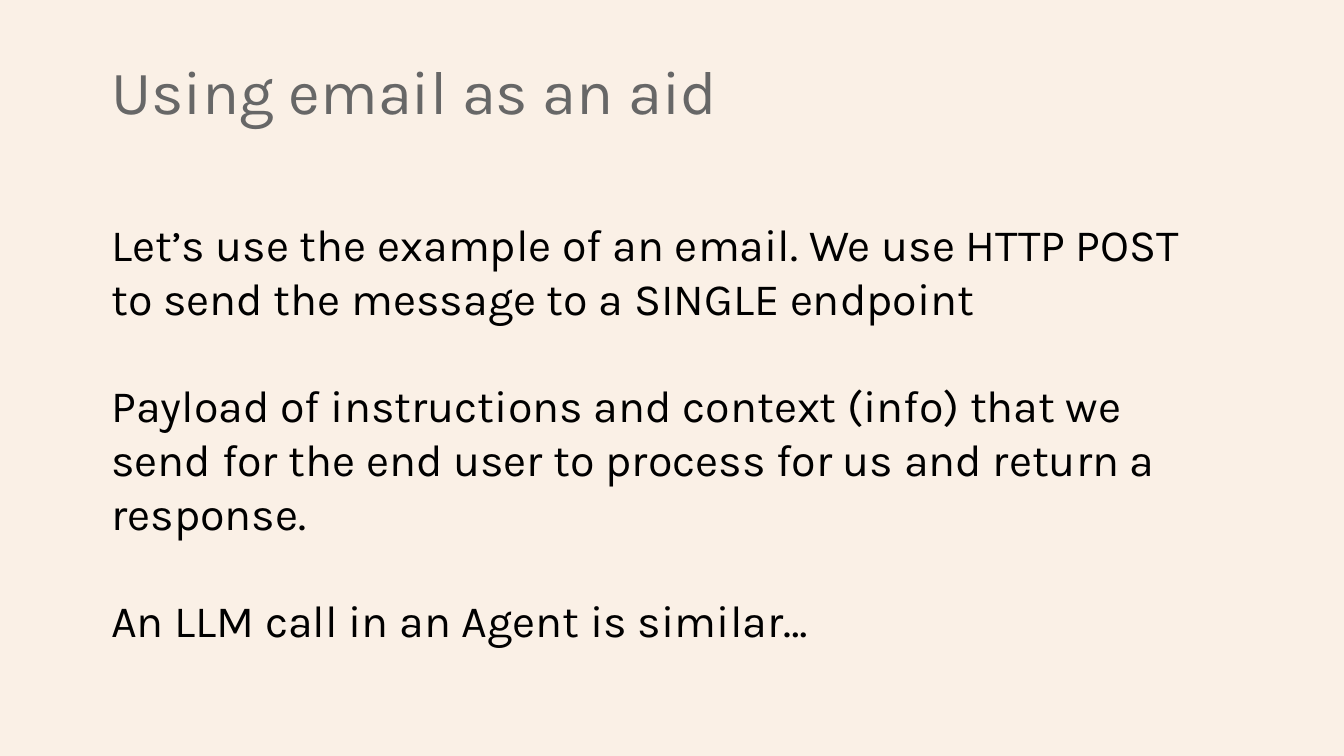
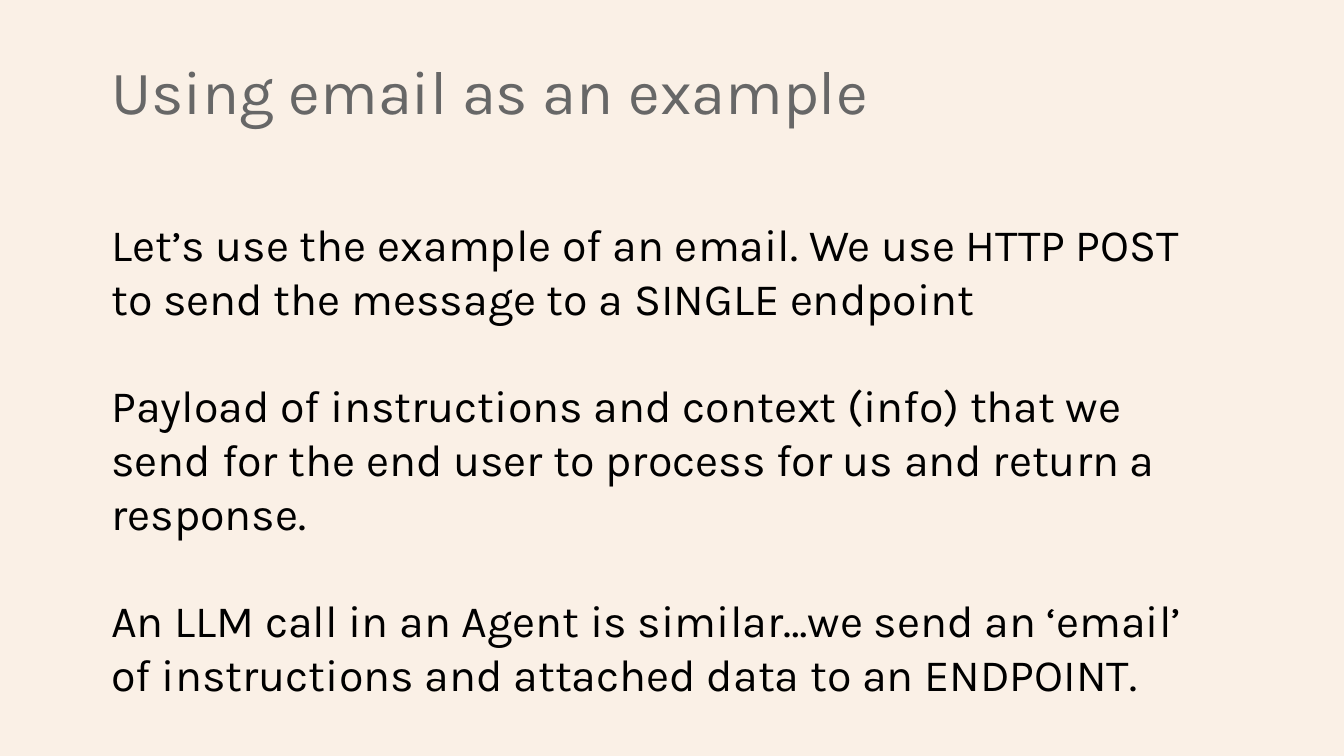
Before and after one commit to Python-Test-Engineer/earl2025, a slide deck: slide 8 of AI_Agents_in_the_Data_Pipeline.pptx (slide 9 before the commit). Drawn at 1344x756 pixels with LibreOffice and Linux fonts; fonts in the diff are those of the drawing. Boxes give left, top, right and bottom in pixels: in the first picture for what was removed or moved away, otherwise in the second. Text is boxed around its words. In the diff, an @@ line names an element or a change of style, - is before the commit and + after.

```diff
--- a/AI_Agents_in_the_Data_Pipeline.pptx
+++ b/AI_Agents_in_the_Data_Pipeline.pptx
@@ title at [111,71,867,129]: text changed @@
-Using email as an aid
+Using email as an example
@@ text at [111,606,1181,692]: text changed @@
-An LLM call in an Agent is similar…
+An LLM call in an Agent is similar…we send an ‘email’ of instructions and attached data to an ENDPOINT.
```
Also in this commit, not shown: 7 other slides changed, 2 slides added, 1 slide removed, 7 other files.
